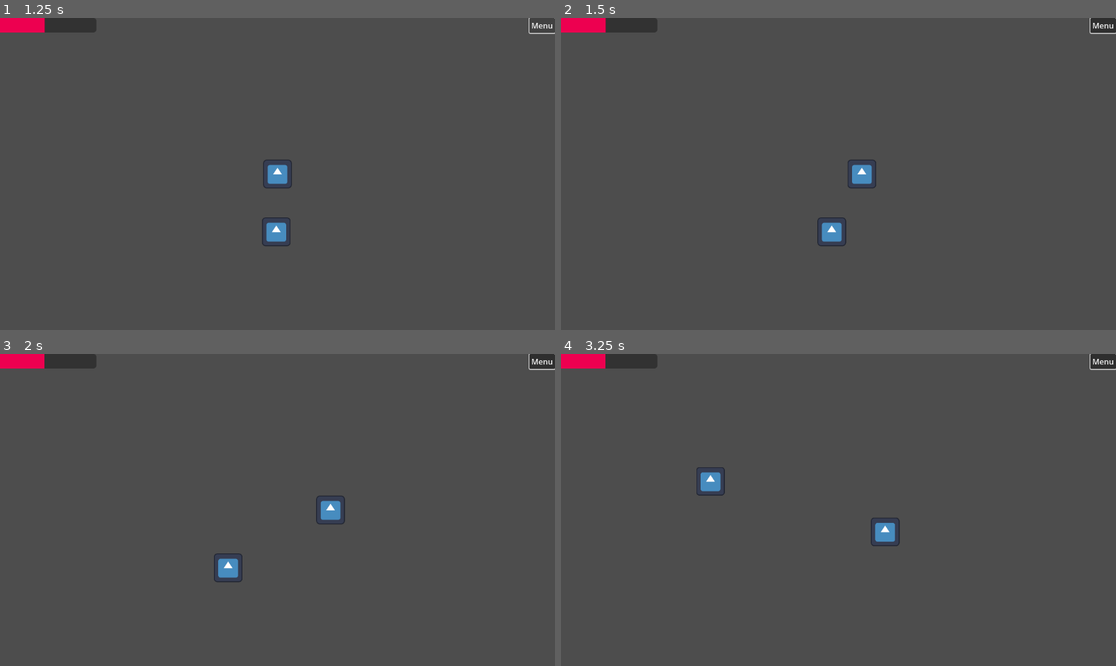
Above: before the commit, frames 1-4 (two rows, left to right).
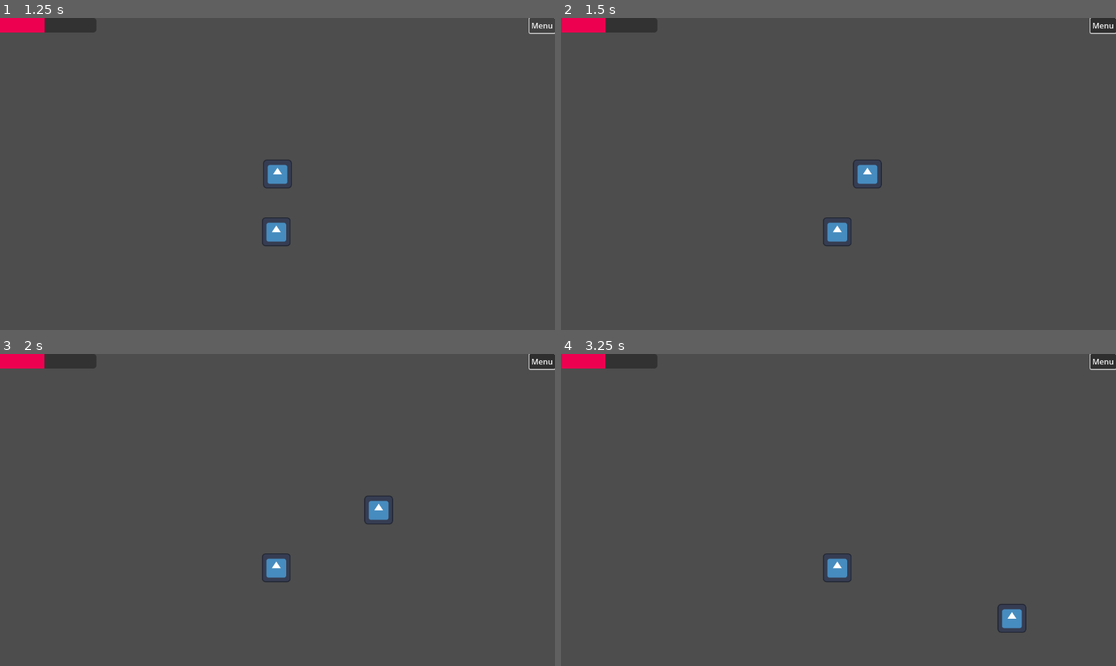
Above: after the commit, the same moments.

Repository: TheRubeThing/LudumDate54
Game: Godot game, scene res://Assets/Levels/game_world.tscn
Same seed, same stepped clock (60 frames per second), same inputs: the game is played once before the commit and once after it. The engine's default icon, where the game draws it, is replaced by a stand-in: a white triangle on a blue panel in a dark square.
Inputs (mouse positions are in pixels of both pictures, inside the frame that each line leads up to):
- Up to frame 1 (1.25 s): click "Menu" at 0.5 s
- Up to frame 2 (1.5 s): move the mouse to (960, 158) at 1.27 s; hold D (D_right) from 1.28 s (still down)
- Up to frame 3 (2 s): keep holding D (D_right)
- Up to frame 4 (3.25 s): move the mouse to (727, 525) at 2.02 s; release D (D_right) at 2.03 s; hold S (S_down) 2.03-2.78 s; move the mouse to (894, 441) at 2.77 s; hold D (D_right) from 2.78 s (still down)

Frame 1 is identical in both runs. In frame 2, 0.4% of the frame differs, in the area x 46-58%, y 45-74%; in frame 3, 1.2%; in frame 4, 1.2%, in the area x 24-84%, y 36-90%.
Error after the commit: Invalid access to property or key 'position' on a base object of type 'Nil'. (res://Assets/Scripts/PlayerCamera.gd:22)

Commit message:
f: Camera shake

Diff:
--- /dev/null
+++ b/Assets/Levels/sams_world.tscn
@@ -0,0 +1,68 @@
+[gd_scene load_steps=10 format=3 uid="uid://dg8ofda7j8hvd"]
+
+[ext_resource type="Script" path="res://Assets/Scripts/GameController.gd" id="1_inwsr"]
+[ext_resource type="Texture2D" uid="uid://cow6yghmik1cp" path="res://icon.svg" id="2_sn03u"]
+[ext_resource type="Script" path="res://Assets/Scripts/Player.gd" id="3_a0dcg"]
+[ext_resource type="PackedScene" uid="uid://b0wi6s3vqqspx" path="res://Assets/player_camera.tscn" id="4_jdbr8"]
+[ext_resource type="Script" path="res://Assets/Scripts/HUD.gd" id="5_apiii"]
+[ext_resource type="Theme" uid="uid://dugp6bbi0wp31" path="res://Themes/HealthBar.tres" id="6_ix2rc"]
+[ext_resource type="Script" path="res://Assets/Scripts/HealthBar.gd" id="7_d054v"]
+
+[sub_resource type="RectangleShape2D" id="RectangleShape2D_jhmhf"]
+
+[sub_resource type="Theme" id="Theme_pbdts"]
+
+[node name="GameWorld" type="Node2D"]
+script = ExtResource("1_inwsr")
+
+[node name="Sprite2" type="Sprite2D" parent="."]
+position = Vector2(-0.835, 40)
+scale = Vector2(0.155, 0.155)
+texture = ExtResource("2_sn03u")
+
+[node name="Player" type="CharacterBody2D" parent="."]
+script = ExtResource("3_a0dcg")
+
+[node name="CollisionBox" type="CollisionShape2D" parent="Player"]
+shape = SubResource("RectangleShape2D_jhmhf")
+
+[node name="Sprite" type="Sprite2D" parent="Player"]
+scale = Vector2(0.155, 0.155)
+texture = ExtResource("2_sn03u")
+
+[node name="PlayerCamera" parent="." node_paths=PackedStringArray("player_target") instance=ExtResource("4_jdbr8")]
+player_target = NodePath("../Player")
+
+[node name="HUD" type="CanvasLayer" parent="."]
+script = ExtResource("5_apiii")
+
+[node name="Menu" type="Button" parent="HUD"]
+anchors_preset = 1
+anchor_left = 1.0
+anchor_right = 1.0
+offset_left = -53.0
+offset_bottom = 31.0
+grow_horizontal = 0
+text = "Menu"
+
+[node name="UIHealthBar" type="ProgressBar" parent="HUD"]
+offset_right = 200.0
+offset_bottom = 30.0
+tooltip_text = "Health"
+theme = ExtResource("6_ix2rc")
+value = 46.0
+show_percentage = false
+script = ExtResource("7_d054v")
+diffSpeed = 300
+
+[node name="DiffBar" type="ProgressBar" parent="HUD/UIHealthBar"]
+show_behind_parent = true
+layout_mode = 0
+offset_right = 200.0
+offset_bottom = 30.0
+theme = SubResource("Theme_pbdts")
+value = 80.0
+show_percentage = false
+
+[connection signal="change_player_health" from="." to="PlayerCamera" method="_on_game_world_change_player_health"]
+[connection signal="change_player_health" from="." to="HUD/UIHealthBar" method="_on_game_world_change_player_health"]
--- a/Assets/Scripts/GameController.gd
+++ b/Assets/Scripts/GameController.gd
@@ -12,7 +12,7 @@
 	var up = Input.is_action_just_pressed("ui_right")
 	var down = Input.is_action_just_pressed("ui_left")
 	if up:
-		emit_signal("change_player_health", 20)
+		emit_signal("change_player_health", 10)
 	if down:
-		emit_signal("change_player_health", -20)
+		emit_signal("change_player_health", -10)
 	pass
--- a/Assets/Scripts/PlayerCamera.gd
+++ b/Assets/Scripts/PlayerCamera.gd
@@ -1,10 +1,38 @@
 extends Camera2D
 
-@export var target : Node2D
-@export var camera_speed : int
+@export var player_target : Node2D
+@export var camera_speed : int = 200
+@export var mouse_diff: int = 100
+@export var shake_max_offset: int = 50
+@export var shake_decay: int = 50
+
+var trauma : float
+var rng: RandomNumberGenerator
 
 
-# Called every frame. 'delta' is the elapsed time since the previous frame.
+func _ready():
+	rng = RandomNumberGenerator.new()
+	trauma = 0
+
+
 func _process(delta):
-	var diff = target.position - position
-	position += diff * delta * camera_speed / 100
+	# Focal point
+	var mouse_pos = get_local_mouse_position()
+	var mouse_skew = mouse_pos * mouse_diff / 100.
+	var focal_point = player_target.position + mouse_skew
+
+	# Shake
+	var offsetX = shake_max_offset * trauma * rng.randf_range(-1, 1)
+	var offsetY = shake_max_offset * trauma * rng.randf_range(-1, 1)
+	var shake_offset = Vector2(offsetX, offsetY)
+	trauma = trauma * shake_decay / 100.
+
+	position += (focal_point - position) * delta * camera_speed / 100 + shake_offset
+
+
+func add_shake(val):
+	trauma = min(trauma + val, 1)
+
+
+func _on_game_world_change_player_health(val):
+	add_shake(val / 100.)
--- /dev/null
+++ b/Assets/player_camera.tscn
@@ -0,0 +1,12 @@
+[gd_scene load_steps=2 format=3 uid="uid://b0wi6s3vqqspx"]
+
+[ext_resource type="Script" path="res://Assets/Scripts/PlayerCamera.gd" id="1_rhgek"]
+
+[node name="PlayerCamera" type="Camera2D" node_paths=PackedStringArray("player_target")]
+zoom = Vector2(3, 3)
+script = ExtResource("1_rhgek")
+player_target = NodePath("")
+camera_speed = 400
+mouse_diff = 10
+shake_max_offset = 30
+shake_decay = 90
